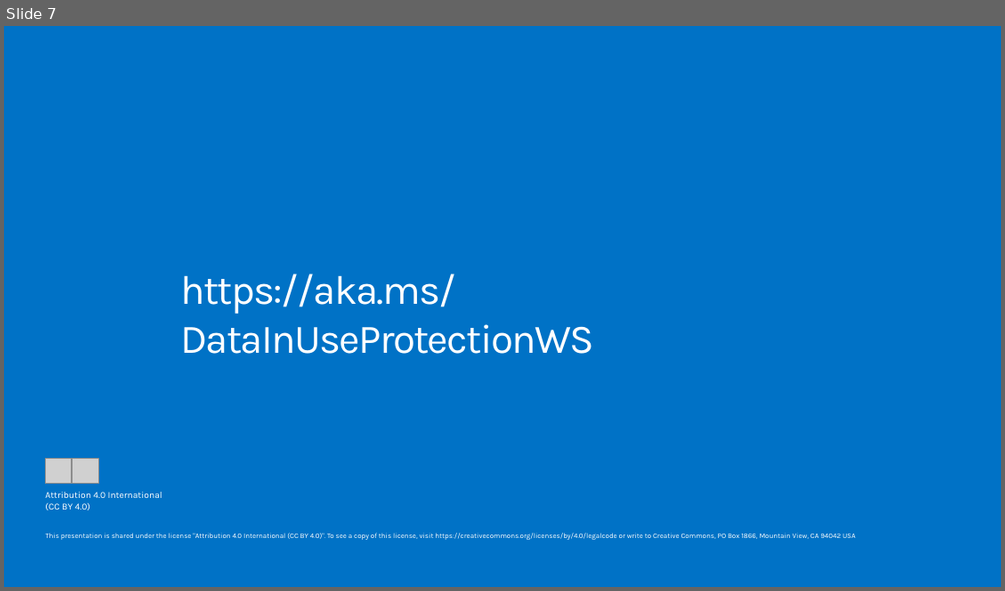
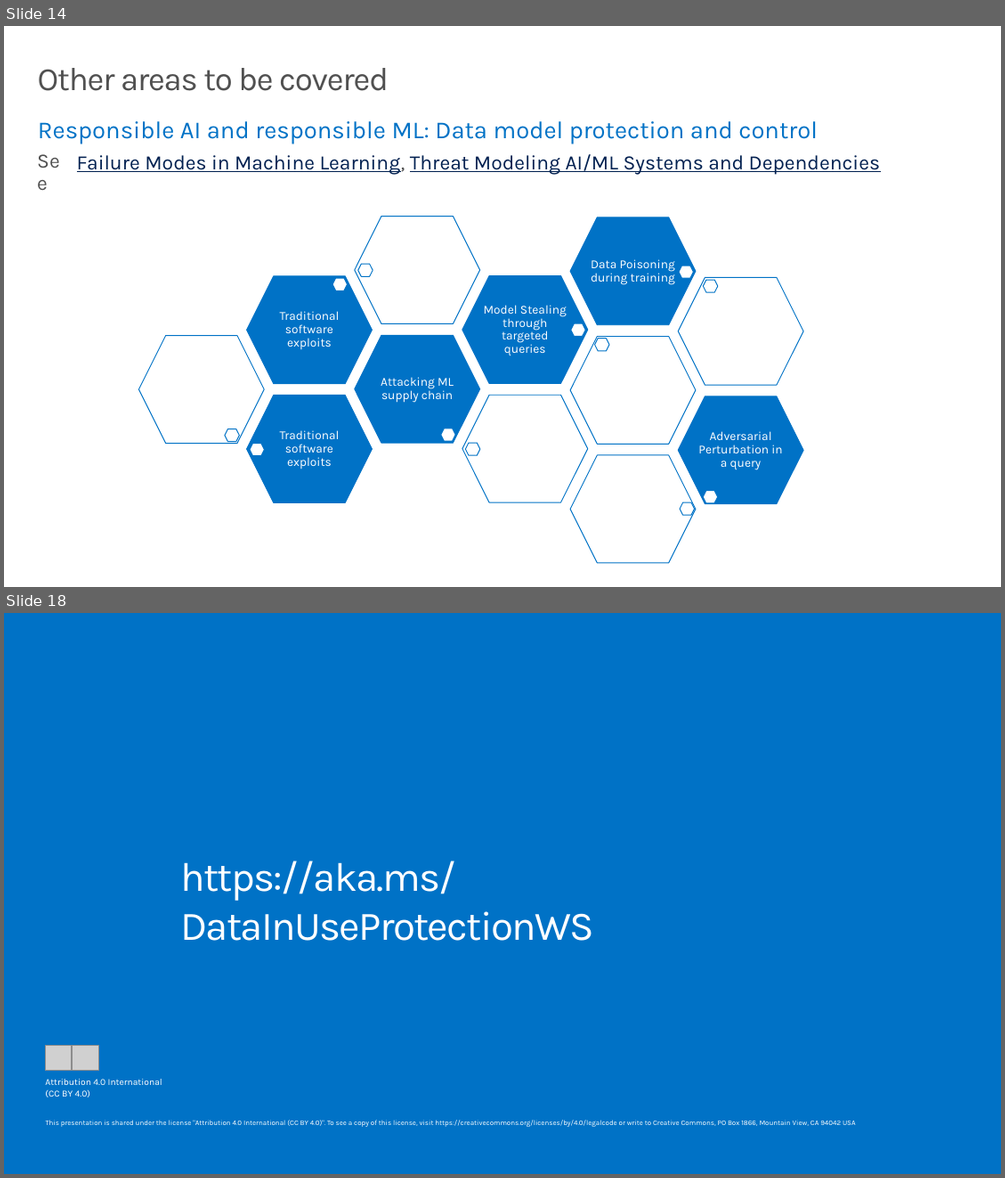
Before and after one commit to microsoft/data-in-use-protection-workshop, a slide deck: decks/Data in use Protection Compass - Wrap-up.pptx. Shown one above the other, each under a label of ours: slide 7 before the commit, slides 14 and 18 after it; the slides between them are not shown. The pictures are 1005x591 and 1005x1178 pixels, drawn with LibreOffice and Linux fonts; fonts in the diff are those of the drawing; grey boxes stand for pictures. Boxes give left, top, right and bottom in pixels: in the first picture for what was removed or moved away, otherwise in the second. Text is boxed around its words. In the diff, an @@ line names an element or a change of style, - is before the commit and + after.

```diff
--- a/decks/Data in use Protection Compass - Wrap-up.pptx
+++ b/decks/Data in use Protection Compass - Wrap-up.pptx
@@ slide 14 added at <box>4,26,1001,587</box>, background #FFFFFF @@
@@ title added at <box>38,68,388,91</box>, 32 pt, text #505050 @@
+Other areas to be covered
@@ text added at <box>38,121,817,144</box>, 24 pt, text #0072C6 @@
+Responsible AI and responsible ML: Data model protection and control
@@ text added at <box>23,140,85,186</box>, 20 pt, text #505050 @@
+See
@@ text added at <box>77,154,880,175</box>, 20 pt, text #002050, underline @@
+Failure Modes in Machine Learning, Threat Modeling AI/ML Systems and Dependencies
@@ group added at <box>139,216,803,563</box>: 24 hexagons, 6 texts @@
+Traditional software exploits
+Attacking ML supply chain
+Traditional software exploits
+Model Stealing through targeted queries
+Data Poisoning during training
+Adversarial Perturbation in a query
@@ what was slide 7 is now slide 18 @@
```
Also in this commit, not shown: 3 slides changed, 11 other slides added, 1 slide removed, 19 other files.
